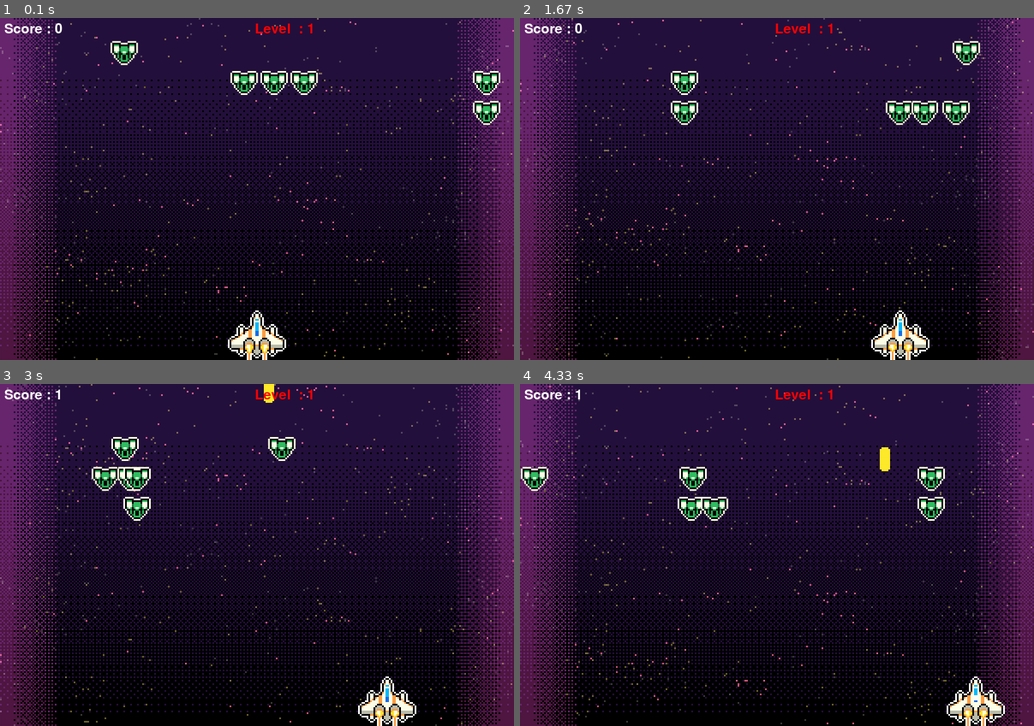
Above: before the commit, frames 1-4 (two rows, left to right).
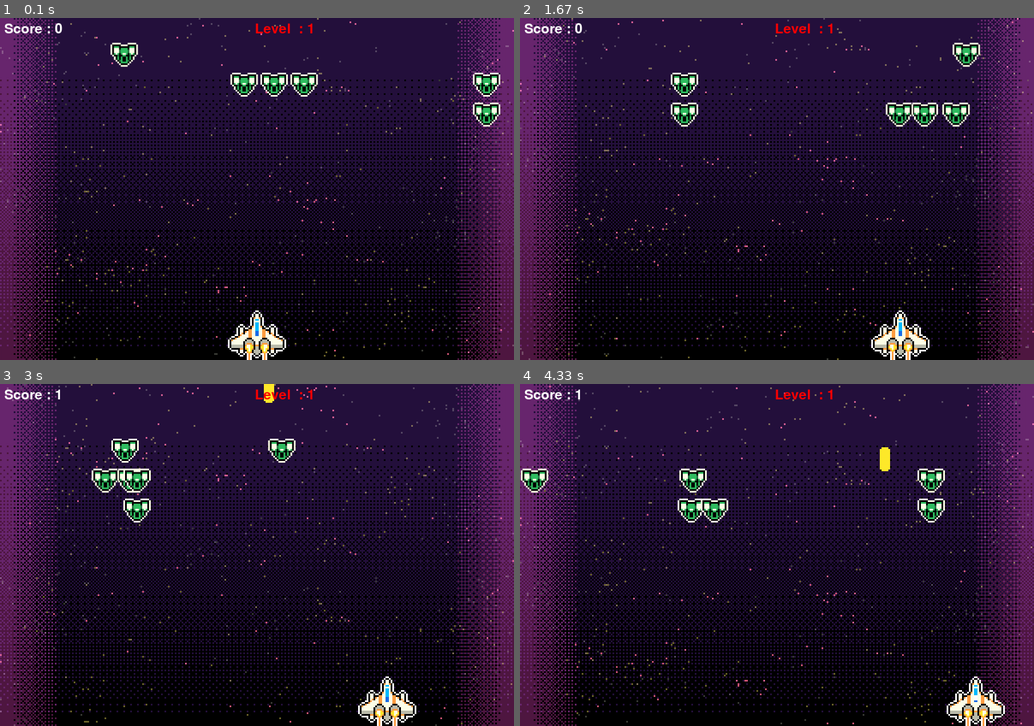
Above: after the commit, the same moments.

Repository: JuneonChoi/PySpaceInvaders
Game: pygame game, started from MyGame/PySpaceInvaders.py
Two runs of this game, one before a commit and one after it. Both use one fixed random seed, a clock stepped at 60 frames per second and the inputs below.
Inputs:
- Up to frame 1 (0.1 s): no input
- Up to frame 2 (1.67 s): hold Right 0.33-0.8 s; hold Right 0.83-1.3 s; tap Space at 0.9, 1.2, 1.4 s; hold Left from 1.33 s (still down)
- Up to frame 3 (3 s): tap Space at 1.7, 1.97, 2.27, 2.4, 2.7 s; release Left at 1.87 s; hold Left 1.9-2.3 s; hold Right 2.33-2.97 s
- Up to frame 4 (4.33 s): hold Left 3-3.47 s; tap Space at 3.07, 3.37, 3.57, 3.87, 4.07 s; hold Right 3.5-3.97 s; hold Right from 4 s (still down)

The runs differ from the first frame. In frame 1, 1.2% of the frame differs, in the area x 21-98%, y 6-32%; in frame 2, 1.3%, in the area x 29-90%, y 6-32%; in frame 3, 1.1%; in frame 4, 1.2%.

Commit message:
fix: Fixed broken code back to normal
I accidently committed wrong PySpaceInvaders
when I add and commit LICENSE.md
So Ignore two commits before this commit

Diff:
--- a/MyGame/PySpaceInvaders.py
+++ b/MyGame/PySpaceInvaders.py
@@ -79,10 +79,6 @@
     level_max = 3
     level_next = 3
 
-    #transform
-    transform = False
-    count = 4
-
     # Player (img size = 136 * 136 px)
     playerImgs = []
 
@@ -98,13 +94,10 @@
     player_speed = 8
 
     # Enemy (img size = 64 * 64 px)
-    enemyImgs = []
-
-    for i in range(9):
-        enemyImgs.append(pygame.image.load('enemy/enemy'+ str(i+1) + '.png'))
-
-    enemyImg_index = 0
-    enemyImg = enemyImgs[enemyImg_index]
+    enemyImg = []
+
+    for i in range(level_max):
+        enemyImg.append(pygame.image.load('enemy'+ str( i ) + '.png'))
 
     explosionSound = mixer.Sound("explosion.wav")
     enemyX = []
@@ -135,8 +128,8 @@
         screen.blit(playerImg, (x, y))
 
 
-    def enemy(x, y, index):
-        screen.blit(enemyImgs[index], (x, y))
+    def enemy(x, y, level):
+        screen.blit(enemyImg[level], (x, y))
 
 
     def fire_bullet(bullet_num):
@@ -205,19 +198,11 @@
                 level_next += level_next
                 enemy_speed += enemy_speed // 4
                 enemy_num += level_value
-                transform = True
 
                 for i in range(enemy_num):  #For not to be out of index
                     enemyX.append(random.randrange(0, enemyX_limit, 70))
                     enemyY.append(random.randrange(50, 190, 70))
                     enemyX_change.append(enemy_speed)
-
-                if transform == True:
-                    enemyImg_index += 1
-                    count -= 1
-                if count == 0:
-                    count = 4
-                    transform = False
 
 
         for i in range(enemy_num):
@@ -254,7 +239,7 @@
                     enemyY[i] = random.randrange(50, 190, 70)
 
             # Enemy Movement - 2
-            enemy(enemyX[i], enemyY[i], enemyImg_index)
+            enemy(enemyX[i], enemyY[i], level_value - 1)
 
         # Bullet Movement
         for j in range(len(bullet)):
@@ -269,7 +254,6 @@
         player(playerX, playerY)
         show_score(scoreX, scoreY)
         show_level(levelX, levelY)
-
         pygame.display.update()
 
          # Animation sprite index cycle
